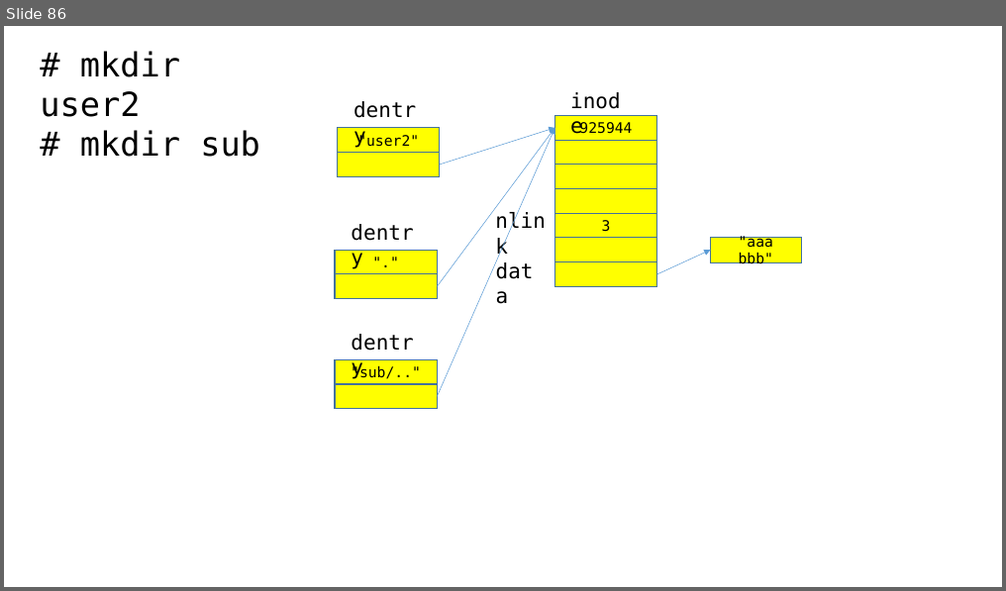
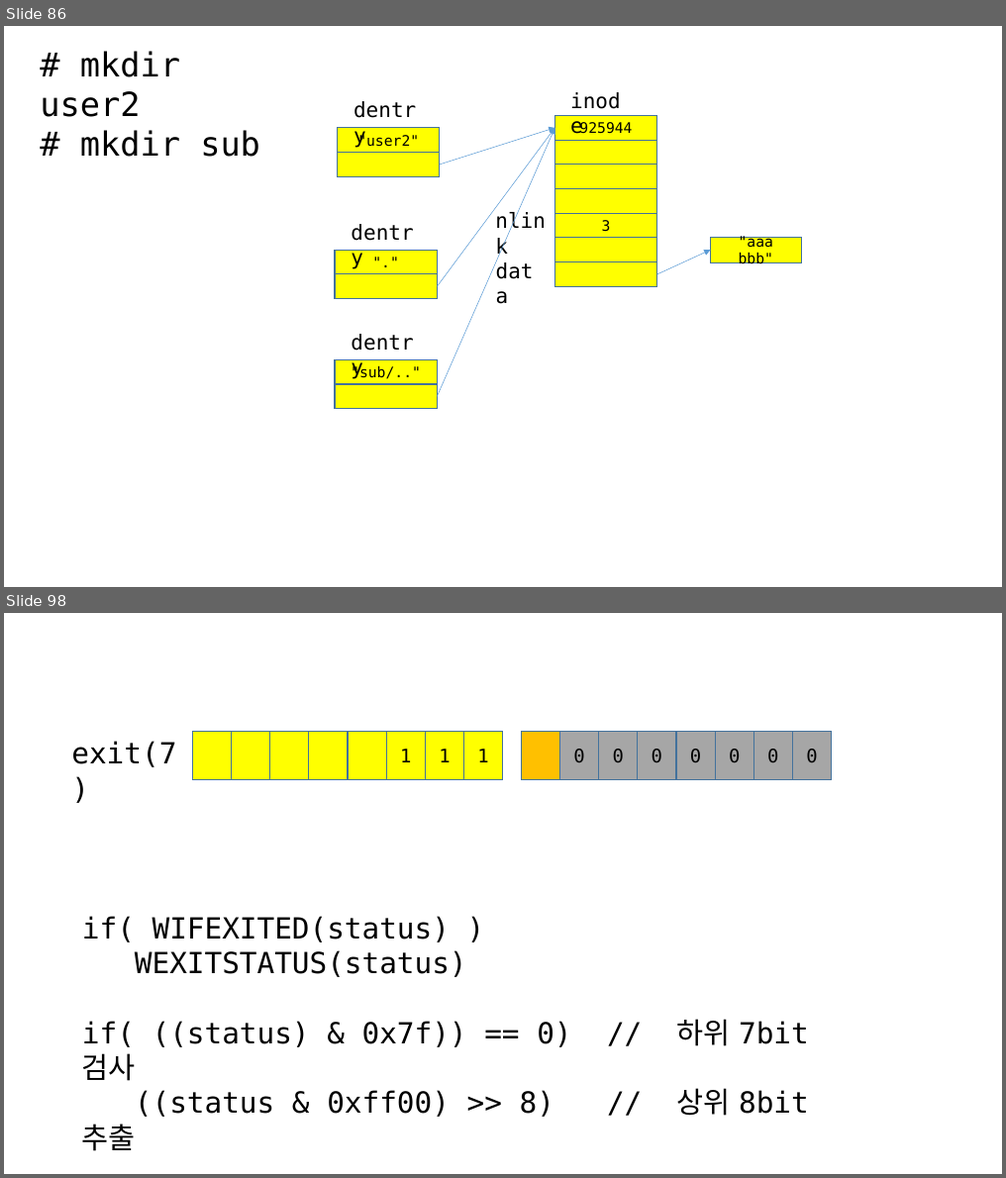
Before and after one commit to imguru-mooc/linux, a slide deck: 수업판서.pptx. Shown one above the other, each under a label of ours: slide 86 before the commit, slides 86 and 98 after it; the slides between them are not shown. The pictures are 1006x591 and 1006x1178 pixels, drawn with LibreOffice and Linux fonts; fonts in the diff are those of the drawing. Boxes give left, top, right and bottom in pixels: in the first picture for what was removed or moved away, otherwise in the second. Text is boxed around its words. In the diff, an @@ line names an element or a change of style, - is before the commit and + after.

```diff
--- a/수업판서.pptx
+++ b/수업판서.pptx
@@ slide 98 added at <box>4,613,1002,1174</box>, background #FFFFFF @@
@@ rectangle added at <box>193,731,232,780</box>, fill #FFFF00, outline #43739E 1 pt @@
@@ rectangle added at <box>232,731,270,780</box>, fill #FFFF00, outline #43739E 1 pt @@
@@ rectangle added at <box>269,731,309,780</box>, fill #FFFF00, outline #43739E 1 pt @@
@@ rectangle added at <box>309,731,348,780</box>, fill #FFFF00, outline #43739E 1 pt @@
@@ rectangle added at <box>348,731,386,780</box>, fill #FFFF00, outline #43739E 1 pt @@
@@ rectangle added at <box>386,731,426,780</box>, fill #FFFF00, outline #43739E 1 pt, 18 pt, text #000000 @@
+1
@@ rectangle added at <box>426,731,464,780</box>, fill #FFFF00, outline #43739E 1 pt, 18 pt, text #000000 @@
+1
@@ rectangle added at <box>464,731,503,780</box>, fill #FFFF00, outline #43739E 1 pt, 18 pt, text #000000 @@
+1
@@ rectangle added at <box>522,731,560,780</box>, fill #FFC000, outline #43739E 1 pt @@
@@ rectangle added at <box>560,731,599,780</box>, fill #A6A6A6, outline #43739E 1 pt, 18 pt, text #000000 @@
+0
@@ rectangle added at <box>599,731,638,780</box>, fill #A6A6A6, outline #43739E 1 pt, 18 pt, text #000000 @@
+0
@@ rectangle added at <box>638,731,676,780</box>, fill #A6A6A6, outline #43739E 1 pt, 18 pt, text #000000 @@
+0
@@ rectangle added at <box>676,731,715,780</box>, fill #A6A6A6, outline #43739E 1 pt, 18 pt, text #000000 @@
+0
@@ rectangle added at <box>715,731,754,780</box>, fill #A6A6A6, outline #43739E 1 pt, 18 pt, text #000000 @@
+0
@@ rectangle added at <box>754,731,793,780</box>, fill #A6A6A6, outline #43739E 1 pt, 18 pt, text #000000 @@
+0
@@ rectangle added at <box>793,731,832,780</box>, fill #A6A6A6, outline #43739E 1 pt, 18 pt, text #000000 @@
+0
@@ text added at <box>71,741,176,767</box>, 28 pt, text #000000 @@
+exit(7)
@@ text added at <box>82,916,809,1117</box>, 28 pt, text #000000 @@
+if( WIFEXITED(status) )
+WEXITSTATUS(status)
+if( ((status) & 0x7f)) == 0) // 하위 7bit 검사
+((status & 0xff00) >> 8) // 상위 8bit 추출
```
Also in this commit, not shown: 25 other slides added, 32 other files.
